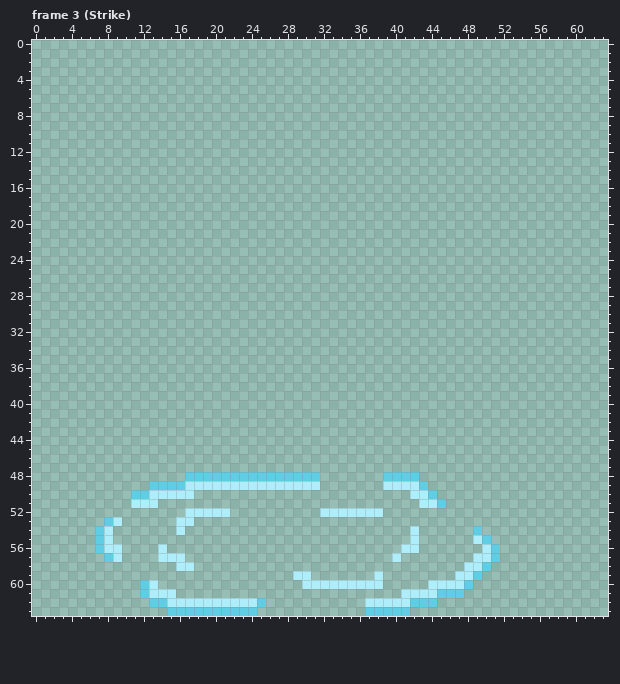
Two versions of one pixel-art file, Assets/Projectiles/LightningStrike.aseprite. Above, as it was before the edit.
64x64 pixels, 12 frames. Shown: frame 3 (Strike). The commit also changed other frames, which this record leaves out.
After the commit:
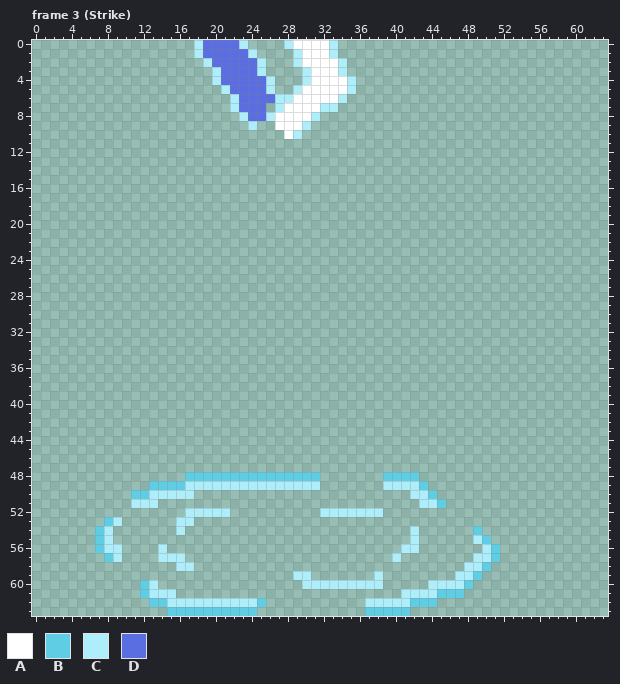
Palette (. is transparent): A #ffffff  B #5fcde4  C #aeedfa  D #5b6ee1
What changed:
layer "Bolt2" now shown
layer "Bolt1" now shown
Frame 3 (Strike), layers "Bolt1", "Bolt2":
y 0: x 18..23 ...... -> CDDDDC; x 28..33 ...... -> CAAAAC
y 1: x 18..24 ....... -> CDDDDDC; x 29..33 ..... -> CAAAC
y 2: x 19..25 ....... -> CDDDDDC; x 29..34 ...... -> CAAAAC
y 3: x 20..25 ...... -> CDDDDC; x 30..34 ..... -> CAAAC
y 4: x 20..26 ....... -> CDDDDDC; x 30..35 ...... -> CAAAAC
y 5: x 21..26 ...... -> CDDDDC; x 29..35 ....... -> CAAAAAC
y 6: x 22..34 ............. -> CDDDDCCAAAAAC
y 7: x 22..25 .... -> CDDD; x 27..33 ....... -> CAAAACC
y 8: x 23..31 ......... -> CDDCAAAAC
y 9: x 24 . -> C; x 27..30 .... -> AAAC
y 10: x 28..29 .. -> AC
Pixel boxes of the changes (left, top, right, bottom) in both pictures:
added: (194, 40, 356, 139)
